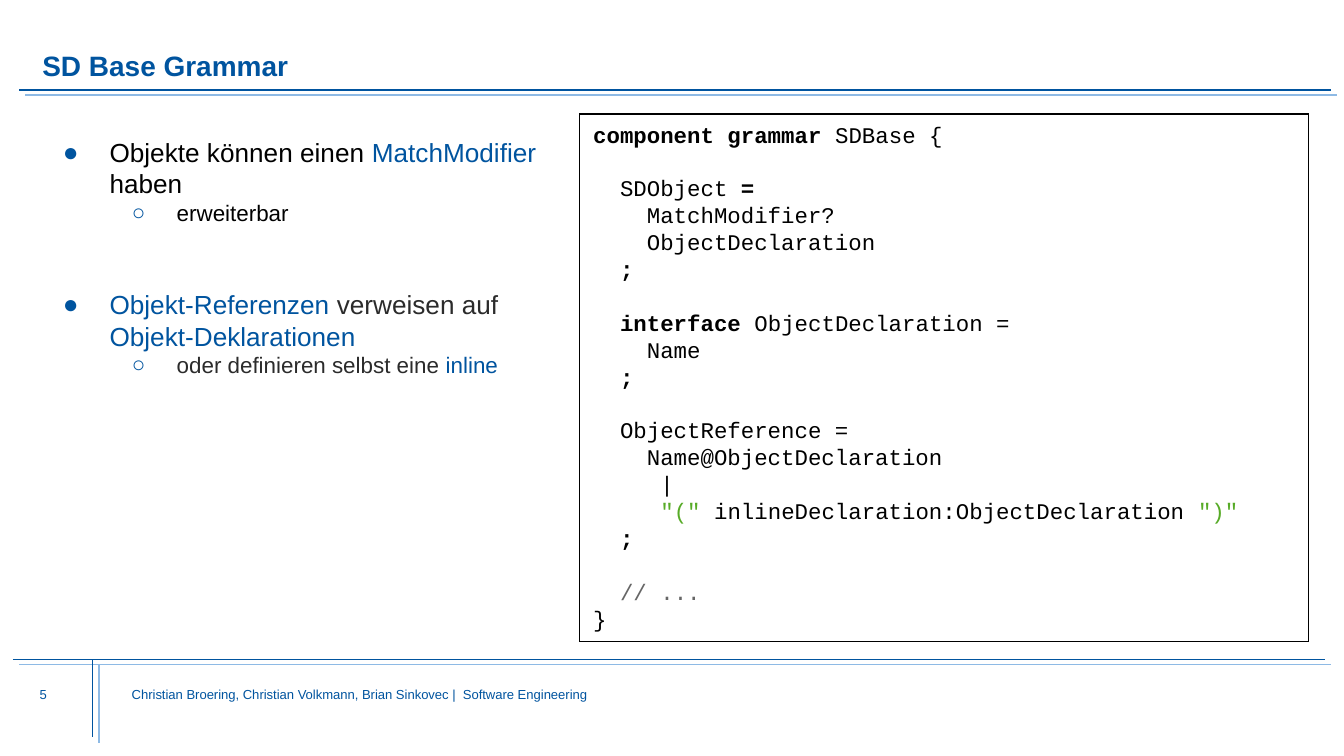
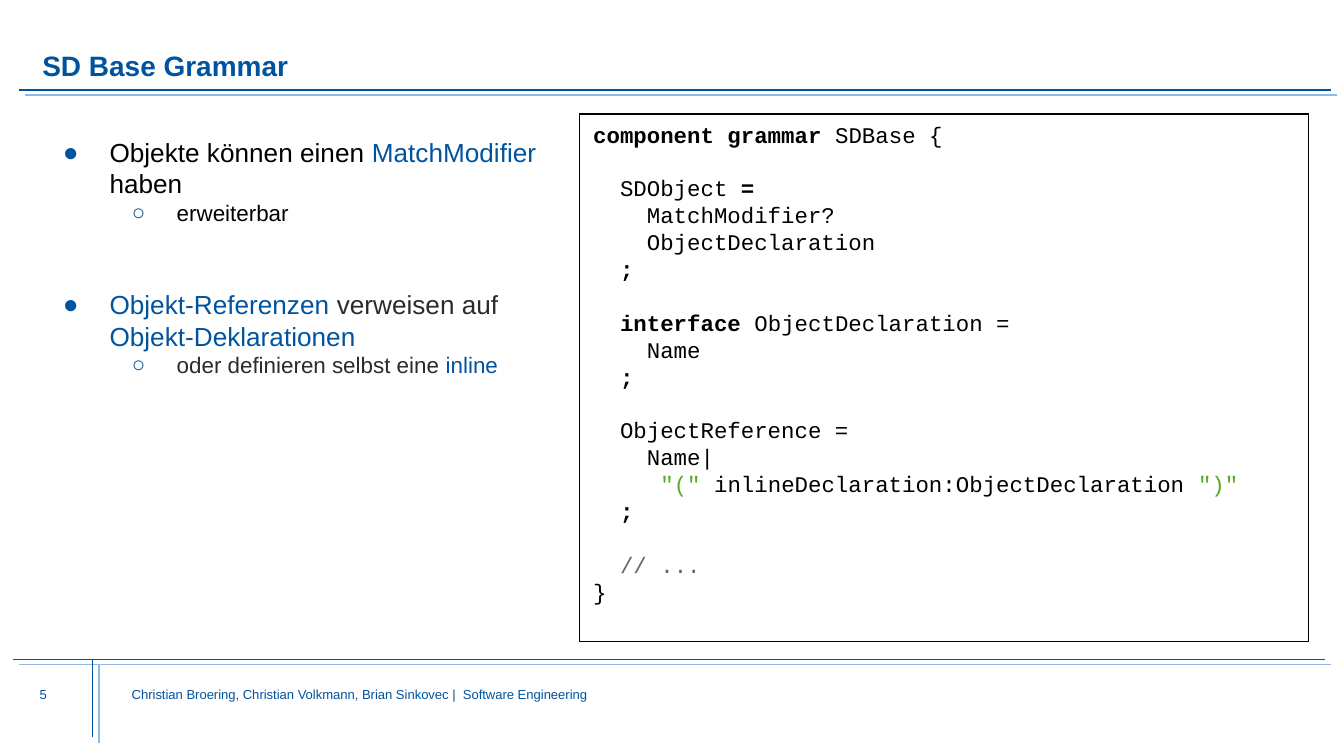
Before and after one commit to MontiCore/sequence-diagram, a slide deck: slide 5 of folien/grammar.pptx. Drawn at 1344x756 pixels with LibreOffice and Linux fonts; fonts in the diff are those of the drawing; background and template pictures are left out. Boxes give left, top, right and bottom in pixels: in the first picture for what was removed or moved away, otherwise in the second. Text is boxed around its words. In the diff, an @@ line names an element or a change of style, - is before the commit and + after.

```diff
--- a/folien/grammar.pptx
+++ b/folien/grammar.pptx
@@ text in rectangle at <box>647,449,714,470</box>: text changed @@
-Name@ObjectDeclaration
-|
+Name|
```
Also in this commit, not shown: 2 other slides changed.
